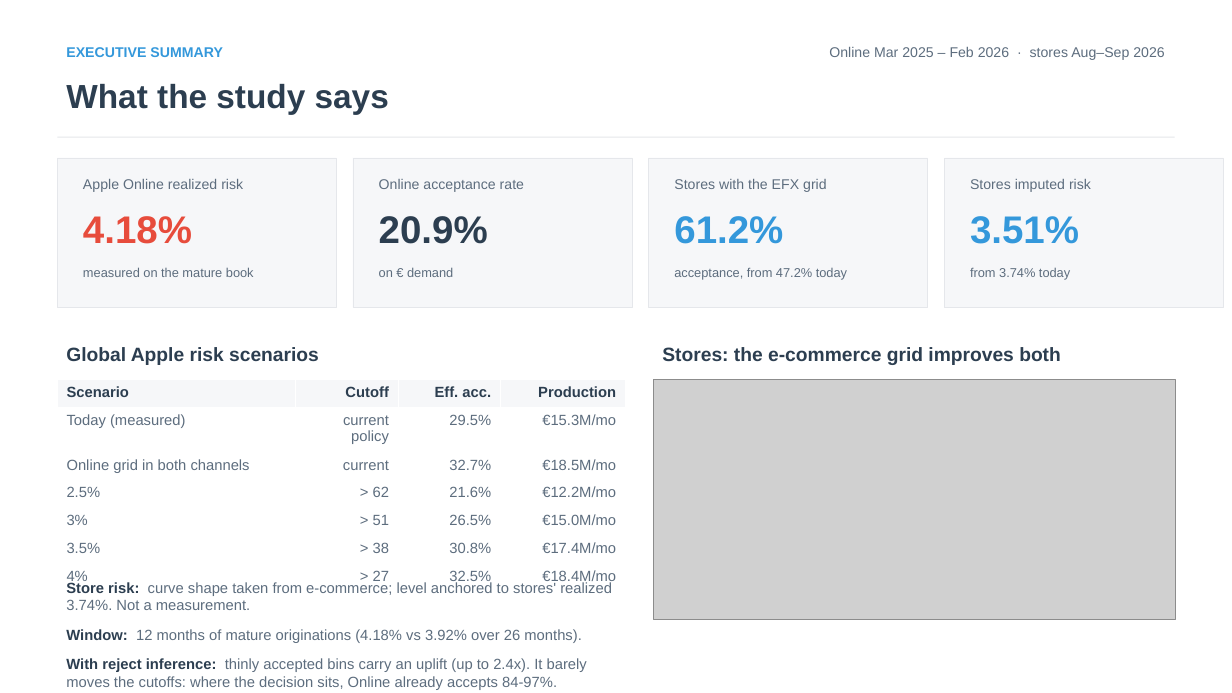
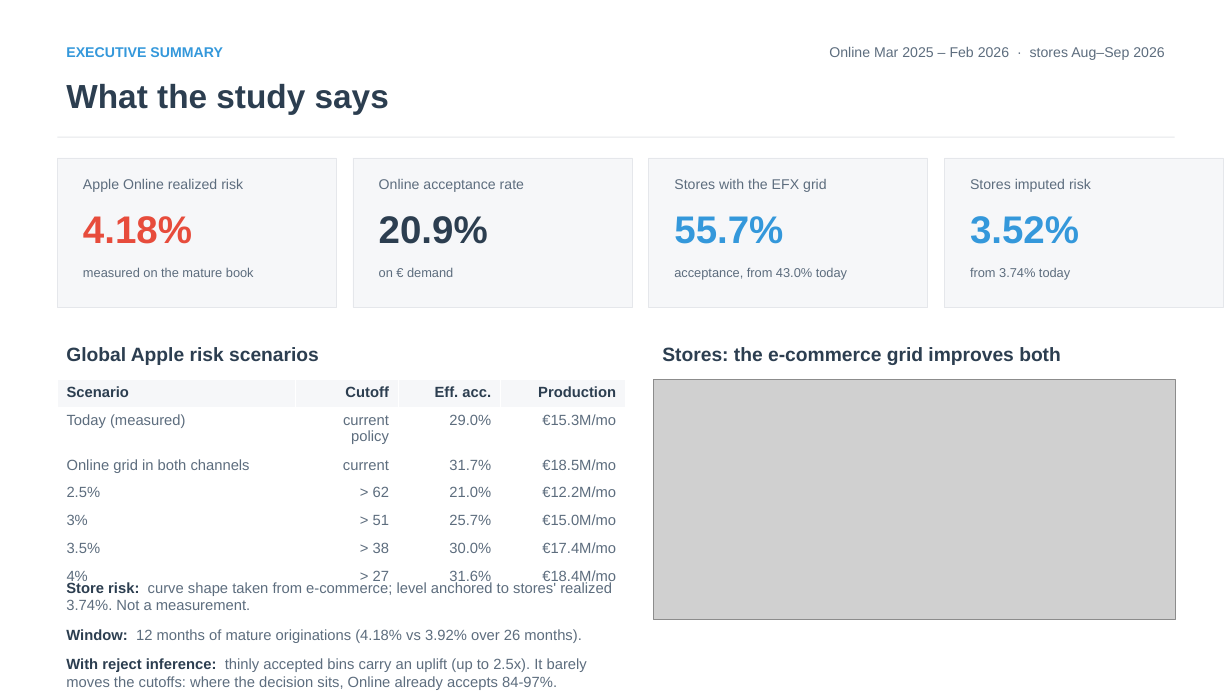
Before and after one commit to iocariz/scoring_tools, a slide deck: slide 2 of output/apple_deck/Apple_EFX_Study.pptx. Drawn at 1232x693 pixels with LibreOffice and Linux fonts; fonts in the diff are those of the drawing; grey boxes stand for pictures. Boxes give left, top, right and bottom in pixels: in the first picture for what was removed or moved away, otherwise in the second. Text is boxed around its words. In the diff, an @@ line names an element or a change of style, - is before the commit and + after.

```diff
--- a/output/apple_deck/Apple_EFX_Study.pptx
+++ b/output/apple_deck/Apple_EFX_Study.pptx
@@ text at box(674, 216, 783, 244): text changed @@
-61.2%
+55.7%
@@ text at box(970, 216, 1079, 244): text changed @@
-3.51%
+3.52%
@@ text at box(674, 267, 847, 279): text changed @@
-acceptance, from 47.2% today
+acceptance, from 43.0% today
@@ table at box(57, 380, 626, 588) @@
-row 2, column 3: 29.5%
+row 2, column 3: 29.0%
-row 3, column 3: 32.7%
+row 3, column 3: 31.7%
-row 4, column 3: 21.6%
+row 4, column 3: 21.0%
-row 5, column 3: 26.5%
+row 5, column 3: 25.7%
-row 6, column 3: 30.8%
+row 6, column 3: 30.0%
-row 7, column 3: 32.5%
+row 7, column 3: 31.6%
@@ text at box(66, 658, 587, 690): text changed @@
-With reject inference: thinly accepted bins carry an uplift (up to 2.4x). It barely moves the cutoffs: where the decision sits, Online already accepts 84-97%.
+With reject inference: thinly accepted bins carry an uplift (up to 2.5x). It barely moves the cutoffs: where the decision sits, Online already accepts 84-97%.
```
Also in this commit, not shown: 11 other slides changed, 6 other files.
